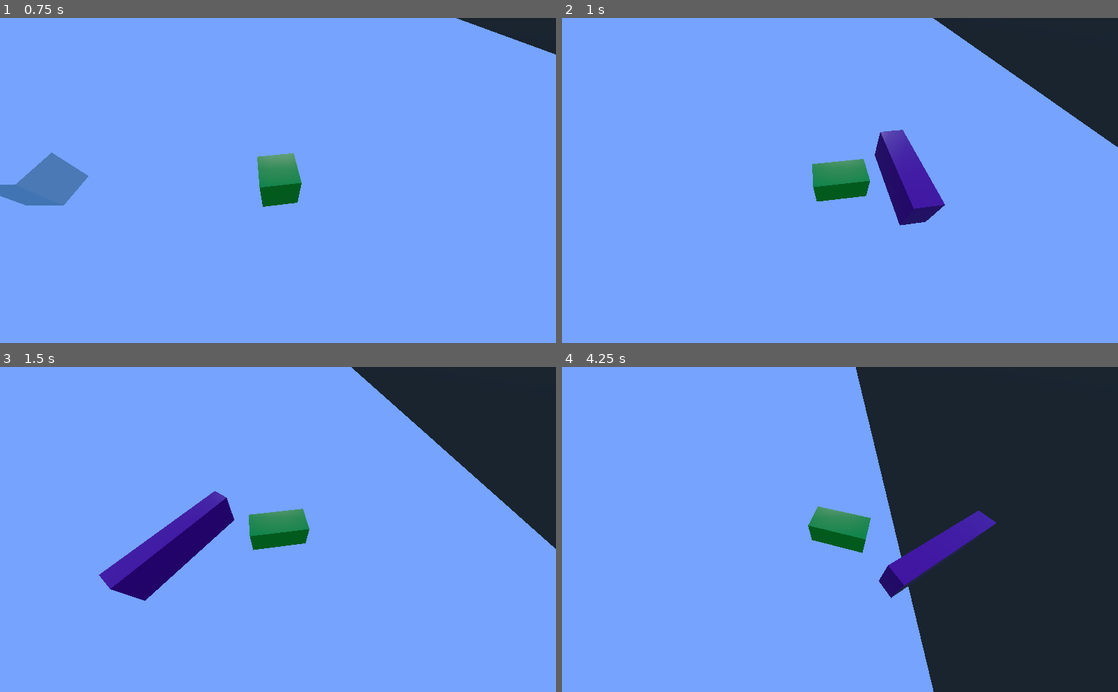
Above: before the commit, frames 1-4 (two rows, left to right).
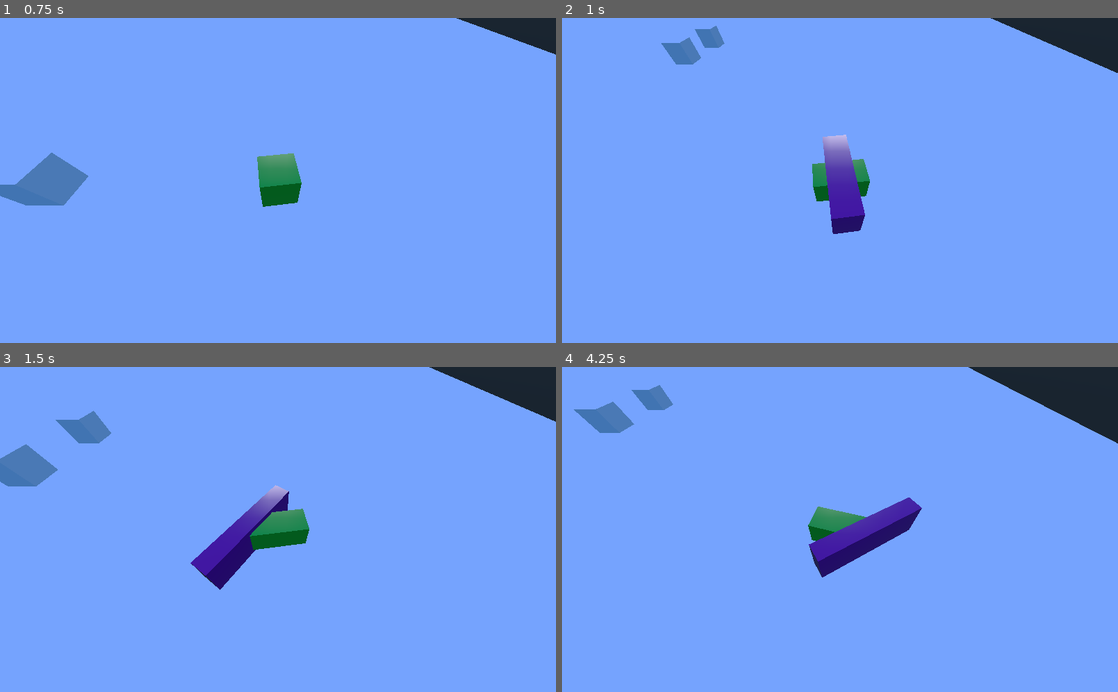
Above: after the commit, the same moments.

Repository: Siponen/HackSlashRPG
Game: Godot game, scene res://main.tscn
Same seed, same stepped clock (60 frames per second), same inputs: the game is played once before the commit and once after it.
Inputs (mouse positions are in pixels of both pictures, inside the frame that each line leads up to):
- Up to frame 1 (0.75 s): tap Enter at 0.5 s; move the mouse to (400, 164) at 0.52 s; press the mouse at (400, 164) at 0.53 s; hold D (move_right) from 0.53 s (still down)
- Up to frame 2 (1 s): keep holding D (move_right); tap Space (dodge) at 0.8 s
- Up to frame 3 (1.5 s): move the mouse to (166, 545) at 1.27 s; release D (move_right) at 1.28 s; release the mouse at (166, 545) at 1.28 s; hold S (move_down) from 1.28 s (still down); tap Space (dodge) at 1.35 s
- Up to frame 4 (4.25 s): right-click (728, 545) at 1.55 s; move the mouse to (895, 458) at 2.02 s; release S (move_down) at 2.03 s; hold D (move_right) 2.03-2.78 s; right-click (895, 458) at 2.1 s; tap R (ultimate_attack) at 2.3, 2.85 s; move the mouse to (812, 594) at 2.77 s; hold W (move_up) 2.78-3.53 s; click (812, 594) at 3.05 s; move the mouse to (1006, 578) at 3.52 s; press the mouse at (1006, 578) at 3.53 s; hold A (move_left) from 3.53 s (still down); tap Space (dodge) at 3.8 s

Frame 1 is identical in both runs. In frame 2, 9.0% of the frame differs, in the area x 17-100%, y 0-67%; in frame 3, 15%; in frame 4, 40%, in the area x 2-100%, y 0-100%.
Error after the commit: Invalid get index 'onCooldown' (on base: 'Spatial (ability_beam.gd)'). (res://Player.gd:73)

Commit message:
Refactor Ability

Diff:
--- a/Ability.gd
+++ b/Ability.gd
@@ -1,21 +1,23 @@
-var attackNode = null
+extends Spatial
+
 var attackName
-var damage = 0
+var animPlayer
 var cooldown = 0
 var timer = 0
 var onCooldown = false
 
-func _init(_attackName, _damage, _cooldownTime):
+func _init(_attackName, _cooldownTime):
 	attackName = _attackName
-	damage = _damage
 	cooldown = _cooldownTime
 
-func update(delta):
+func _process(delta):
 	if onCooldown:
 		timer += delta
-		if timer > cooldown:
+		if timer >= cooldown:
 			onCooldown = false
+			timer = 0
 
 func setOnCooldown():
 	timer = 0
 	onCooldown = true
+	pass
--- a/Enemy.gd
+++ b/Enemy.gd
@@ -3,8 +3,6 @@
 signal on_hit
 signal on_stun
 signal on_death
-
-var health = 100
 
 func _ready():
 	connect("on_hit", self, "onHit")
--- a/Health.gd
+++ b/Health.gd
@@ -1,3 +1,5 @@
+#Manages health and status ailments
+
 extends Node
 
 var animPlayer
@@ -16,7 +18,7 @@
 	connect("death",self,"onDeath")
 	parent = get_parent()
 	animPlayer = parent.get_node("AnimationPlayer")
-	health = 100
+	health = 9999999999
 	pass
 
 func onDamage(damage):
@@ -37,3 +39,15 @@
 	animPlayer.play("Death")
 	print(parent.name," dies")
 	pass
+
+func onPoison():
+	pass
+
+func onBurn():
+	pass
+
+func onStun():
+	pass
+
+func onSilence():
+	pass
--- a/Player.gd
+++ b/Player.gd
@@ -12,14 +12,11 @@
 var playerDodgePosition = Vector3()
 
 #PlayerStates
-#Normal
-#Stunned/Lockdowned
-#FixedMovement
 var isPlayerInFixedMovement = false
+var readyToAttack = true
 var playerNewPosition = Vector3()
-var playerMovementTime = 1
+var playerMovementTime = 0.4
 var playerCurrentMovementTime = 0
-#Death
 
 #PlayerMovement
 var playerMovementVelocity = Vector2()
@@ -27,16 +24,6 @@
 #Debuffs
 var isSilenced = false
 var isAttacking = false
-
-#Attacks
-var attackCooldown = 0.5
-var attackTimer = 0
-
-var heavyAttackCooldown = 2.0
-var heavyAttackTimer = 0
-
-var ultimateAttackCooldown = 3
-var ultimateAttackTimer = 0
 
 #Ability data
 var Ability = preload("res://Ability.gd")
@@ -47,32 +34,17 @@
 var animPlayer
 var animTreePlayer
 
-#Weapon determines Weapon Basic Attack and Weapon Heavy Attack
-#Some abilities are restricted to races, afflictions like werewolf and undead
-#Some abilities can only be learned through factions or trainers
-
 func _ready():
 	camera = $Camera
 	viewport = get_viewport()
 	animPlayer = $AnimationPlayer
 	animTreePlayer = $AnimationTreePlayer
 	centerPosition = viewport.size*0.5
+	pass
 
-	var meleeBasicAttack = Ability.new("melee_basic_attack",10,0.8)
-	abilities.append(meleeBasicAttack)
-
-	var heavyAttack = Ability.new("heavy",20,1)
-	abilities.append(heavyAttack)
-
-	var counterAttack = Ability.new("counter",10,1)
-	abilities.append(counterAttack)
-
-	var shieldReflectAttack = Ability.new("shield_reflect",0,1)
-	abilities.append(shieldReflectAttack)
-
-	var ultimate = Ability.new("ultimate",100,1)
-	ultimates.append(ultimate)
-	pass
+############
+# Update
+#############
 
 func  _process(delta):
 	setPlayerOrentation()
@@ -80,43 +52,26 @@
 	playerMovementVelocity.x = velocity.x
 	playerMovementVelocity.y = velocity.z
 
-	#Resolve cooldowns
-	if attackTimer > 0:
-		attackTimer -= delta
-	if heavyAttackTimer > 0:
-		heavyAttackTimer -= delta
-	if ultimateAttackTimer > 0:
-		ultimateAttackTimer -= delta
-
-	#Ability input
+	#Evasive input, can always be transitioned into from other attacks
 	if isSilenced == false:
-		if Input.is_action_just_pressed("attack"):
-			if attackTimer <= 0:
-				$basic_attack/AnimationPlayer.play("Attack")
-				attackTimer = attackCooldown
-				print("Player Attack")
-
-		elif Input.is_action_just_pressed("heavy_attack"):
-			if heavyAttackTimer <= 0:
-				$heavy_attack/AnimationPlayer.play("Attack")
-				heavyAttackTimer = heavyAttackCooldown
-				print("Player Heavy Attack")
-
-		elif Input.is_action_just_pressed("ultimate_attack"):
-			if ultimateAttackTimer <= 0:
-				animPlayer.play("Ultimate")
-				ultimateAttackTimer = ultimateAttackCooldown
-				print("Player Ultimate Attack")
-
-		elif Input.is_action_just_pressed("dodge"):
+		if Input.is_action_just_pressed("dodge"):
 			var playerPosition = global_transform.origin
-			var playerForward = global_transform.basis.x # TODO basis.z is somehow right vector, while it should be forward.
+			var playerForward = global_transform.basis.z # TODO basis.z is somehow right-direction vector, while it should be forward. Related to rotation of player's kinematic body
 			playerForward.y = 0
 			playerNewPosition = playerPosition + playerForward * 30;
 			isPlayerInFixedMovement = true
 			playerCurrentMovementTime = 0
-			playerMovementTime = 1.0
 			$AnimationPlayer.play("Dodge")
+
+	#Ability input
+	if isSilenced == false and readyToAttack:
+		if Input.is_action_pressed("attack"):
+			if $Abilities/basic_attack.onCooldown == false:
+				$Abilities/basic_attack.attack()
+
+		if Input.is_action_just_pressed("heavy_attack"):
+			if $Abilities/heavy_attack.onCooldown == false:
+				$Abilities/heavy_attack.attack()
 	pass
 
 func setPlayerOrentation():
@@ -151,31 +106,35 @@
 
 	return velocity
 
+##############
+# Physics
+##############
 func _physics_process(delta):
-	physicsMovePlayer(delta)
+	if isPlayerInFixedMovement:
+		physicsFixedMovePlayer(delta)
+	else:
+		physicsMovePlayer(delta)
 	pass
+
+func physicsFixedMovePlayer(delta):
+	var playerPosition = global_transform.origin
+	var percentProgress = playerCurrentMovementTime / playerMovementTime
+	var nextPositionX = lerp(playerPosition.x, playerNewPosition.x, percentProgress)
+	var nextPositionZ = lerp(playerPosition.z, playerNewPosition.z, percentProgress)
+
+	var velocity = Vector3()
+	velocity.x = nextPositionX - playerPosition.x
+	velocity.z = nextPositionZ - playerPosition.z
+
+	if playerCurrentMovementTime > playerMovementTime:
+		isPlayerInFixedMovement = false
+		print("Done!", "End position: ", global_transform.origin)
+
+	playerCurrentMovementTime += delta
+	move_and_collide(velocity)
 
 func physicsMovePlayer(delta):
 	var velocity = Vector3()
-
-	#Fixed player movement to point
-	if isPlayerInFixedMovement:
-		var playerPosition = global_transform.origin
-		var nextPositionX = lerp(playerPosition.x, playerNewPosition.x, playerCurrentMovementTime)
-		var nextPositionZ = lerp(playerPosition.z, playerNewPosition.z, playerCurrentMovementTime)
-		velocity.x = nextPositionX - playerPosition.x
-		velocity.z = nextPositionZ - playerPosition.z
-
-		print("Velocity", velocity," From:", playerPosition," To:", playerNewPosition," weight: ", playerCurrentMovementTime)
-
-		if playerCurrentMovementTime > playerMovementTime:
-			isPlayerInFixedMovement = false
-			print("Done!", "End position: ", global_transform.origin)
-
-		playerCurrentMovementTime += delta
-	else:
-		#Free player movement
-		velocity.x = playerMovementVelocity.x
-		velocity.z = playerMovementVelocity.y
-
+	velocity.x = playerMovementVelocity.x
+	velocity.z = playerMovementVelocity.y
 	move_and_collide(velocity)
--- a/assets/attacks/wind_slash/ability_wind_slash_.gd
+++ b/assets/attacks/wind_slash/ability_wind_slash_.gd
@@ -1,6 +1,10 @@
-extends Spatial
-
+extends "res://Ability.gd"
 var damage = [30,40,50]
 
-func _ready():
+func _init().("Wind Slash", 1):
 	pass
+
+func attack():
+	self.setOnCooldown()
+	$AnimationPlayer.play("Attack")
+	pass
--- a/main.tscn
+++ b/main.tscn
@@ -230,16 +230,18 @@
 material/0 = null
 _sections_unfolded = [ "Geometry", "Transform" ]
 
-[node name="basic_attack" parent="Player" index="3" instance=ExtResource( 3 )]
-
-transform = Transform( -4.37114e-08, 0, -1, 0, 1, 0, 1, 0, -4.37114e-08, 3.55125, 0, 0 )
+[node name="Abilities" type="Spatial" parent="Player" index="3"]
+
 _sections_unfolded = [ "Transform", "Visibility" ]
 
-[node name="heavy_attack" parent="Player" index="4" instance=ExtResource( 4 )]
-
-transform = Transform( -4.37114e-08, 0, 1, 0, 1, 0, -1, 0, -4.37114e-08, 0, 0, 0 )
-
-[node name="AudioStreamPlayer" type="AudioStreamPlayer" parent="Player" index="5"]
+[node name="basic_attack" parent="Player/Abilities" index="0" instance=ExtResource( 3 )]
+
+transform = Transform( -4.37114e-08, 0, -1, 0, 1, 0, 1, 0, -4.37114e-08, 0, 0, 0 )
+_sections_unfolded = [ "Transform", "Visibility" ]
+
+[node name="heavy_attack" parent="Player/Abilities" index="1" instance=ExtResource( 4 )]
+
+[node name="AudioStreamPlayer" type="AudioStreamPlayer" parent="Player" index="4"]
 
 stream = null
 volume_db = 0.0
@@ -247,7 +249,7 @@
 mix_target = 0
 bus = "Master"
 
-[node name="AnimationPlayer" type="AnimationPlayer" parent="Player" index="6"]
+[node name="AnimationPlayer" type="AnimationPlayer" parent="Player" index="5"]
 
 root_node = NodePath("..")
 autoplay = ""
@@ -255,14 +257,14 @@
 playback_default_blend_time = 0.0
 playback_speed = 1.0
 anims/Attack = SubResource( 4 )
-anims/Dodge = SubResource( 12 )
-anims/HeavyAttack = SubResource( 5 )
-anims/Idle = SubResource( 6 )
-anims/Ultimate = SubResource( 7 )
+anims/Dodge = SubResource( 5 )
+anims/HeavyAttack = SubResource( 6 )
+anims/Idle = SubResource( 7 )
+anims/Ultimate = SubResource( 8 )
 blend_times = [  ]
 _sections_unfolded = [ "Playback Options" ]
 
-[node name="AnimationTreePlayer" type="AnimationTreePlayer" parent="Player" index="7"]
+[node name="AnimationTreePlayer" type="AnimationTreePlayer" parent="Player" index="6"]
 
 playback_process_mode = 1
 master_player = NodePath("../AnimationPlayer")
Not shown: 8 places in main.tscn that only renumber resources
